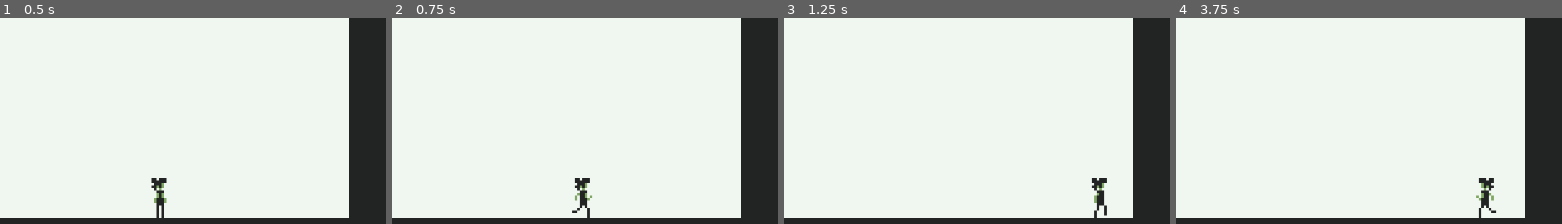
Above: before the commit, frames 1-4 (left to right).
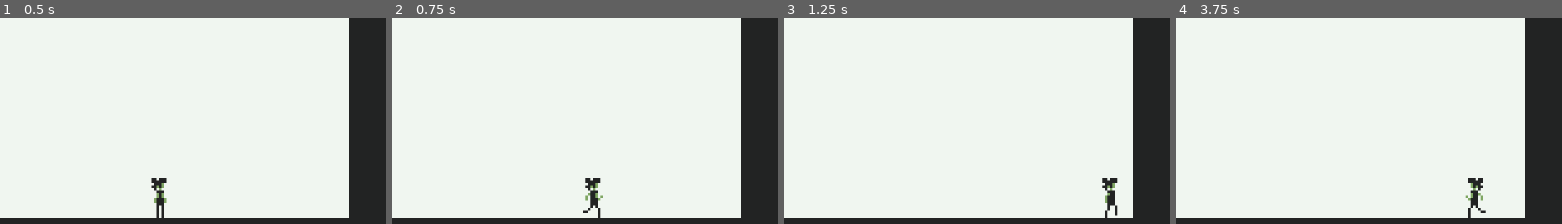
Above: after the commit, the same moments.

Repository: ayoreis/rushbound
Game: Godot game, scene res://scenes/tracks/exit_music_for_a_film.tscn
Two runs of this game, one before a commit and one after it. Both use one fixed random seed, a clock stepped at 60 frames per second and the inputs below. This scene is started directly instead of the project's main scene.
Inputs (mouse positions are % of the whole screen's width and height, from its top left):
- Up to frame 1 (0.5 s): no input
- Up to frame 2 (0.75 s): tap Enter at 0.5 s; move the mouse to (56, 51) at 0.52 s; hold D (move_right) from 0.53 s (still down); tap Mouse wheel down (scroll_wheel) at 0.6 s
- Up to frame 3 (1.25 s): keep holding D (move_right)
- Up to frame 4 (3.75 s): move the mouse to (45, 52) at 1.27 s; release D (move_right) at 1.28 s; hold S (move_down) 1.28-2.03 s; tap one key every 0.75 s from 1.35 s: Mouse wheel up (scroll_wheel_counter_clockwise) Space (select) Mouse wheel down (scroll_wheel) Mouse wheel up (scroll_wheel_counter_clockwise); move the mouse to (53, 49) at 2.02 s; hold D (move_right) 2.03-3.53 s; move the mouse to (49, 53) at 2.77 s; move the mouse to (58, 53) at 3.52 s; hold A (move_left) from 3.53 s (still down)
The pictures show only the part of the screen within x 5-55%, y 50-100%; the shares and areas given below are measured in that part.

Frame 1 is identical in both runs. In frame 2, 0.8% of the frame differs, in the area x 46-55%, y 77-98%; in frame 3, 0.8%; in frame 4, 0.8%, in the area x 74-83%, y 77-98%.

Commit message:
Tweak and organise variables

Diff:
--- a/scripts/bea.gd
+++ b/scripts/bea.gd
@@ -45,19 +45,25 @@
 
 
 class Idle extends State:
+	const DECELERATION = 50
+
 	func enter() -> void:
 		bea.animated_sprite_2d.animation = &"idle"
 
 	func handle_input() -> State:
-		bea.velocity.x = move_toward(bea.velocity.x, 0, 10)
-
 		if direction.x != 0:
 			return Running.new()
 
 		return null
 
+	func update(_delta: float) -> void:
+		bea.velocity.x = move_toward(bea.velocity.x, 0, DECELERATION)
+
 
 class Running extends State:
+	const SPEED = 100
+	const ACCELERATION = 20
+
 	func enter() -> void:
 		bea.animated_sprite_2d.animation = &"running"
 
@@ -68,5 +74,5 @@
 		return null
 
 	func update(_delta: float) -> void:
-		bea.velocity.x = move_toward(bea.velocity.x, 100 * direction.x, 10)
+		bea.velocity.x = move_toward(bea.velocity.x, SPEED * direction.x, ACCELERATION)
 		bea.animated_sprite_2d.flip_h = direction.x < 0
